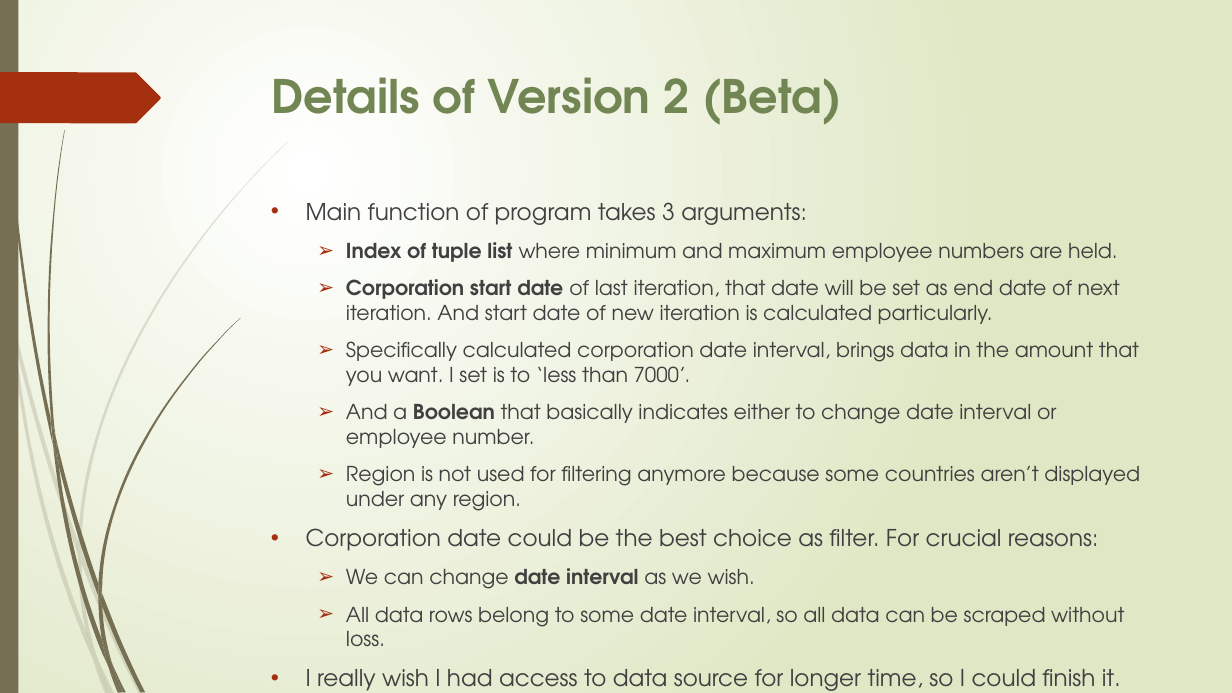
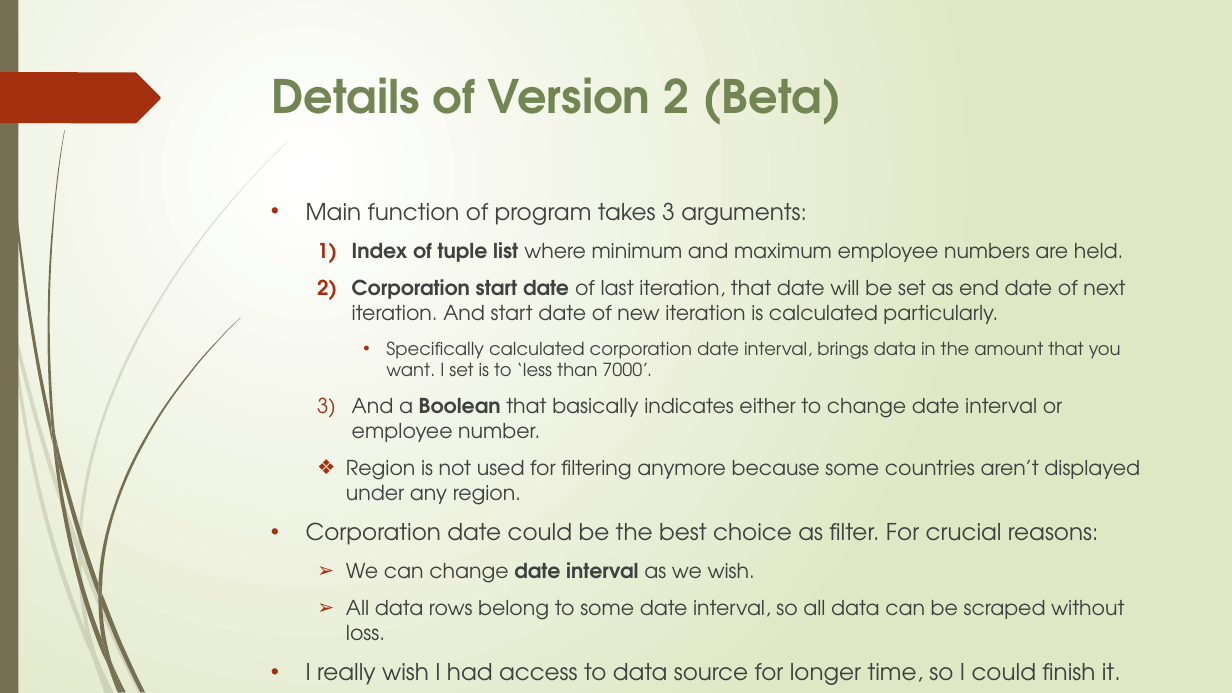
Before and after one commit to storm999/FullyAutomatedDataScrapingToolForInnoscriptaHackathon, a slide deck: slide 9 of data scraping.pptx. Drawn at 1232x693 pixels with LibreOffice and Linux fonts; fonts in the diff are those of the drawing. Boxes give left, top, right and bottom in pixels: in the first picture for what was removed or moved away, otherwise in the second. Text is boxed around its words. In the diff, an @@ line names an element or a change of style, - is before the commit and + after.

Commit message:
slide

```diff
--- a/data scraping.pptx
+++ b/data scraping.pptx
@@ text at [346,242,1140,505]: size 16 to 14 pt in "Specifically calculated corporation date interval, brings da ..."; bullet ➢ to 1); bullet ➢ to •; list level 2 to 3 in "Specifically calculated corporation date interval, ..."; bullet ➢ to ❖ @@
```
Also in this commit, not shown: 1 other slide changed.
